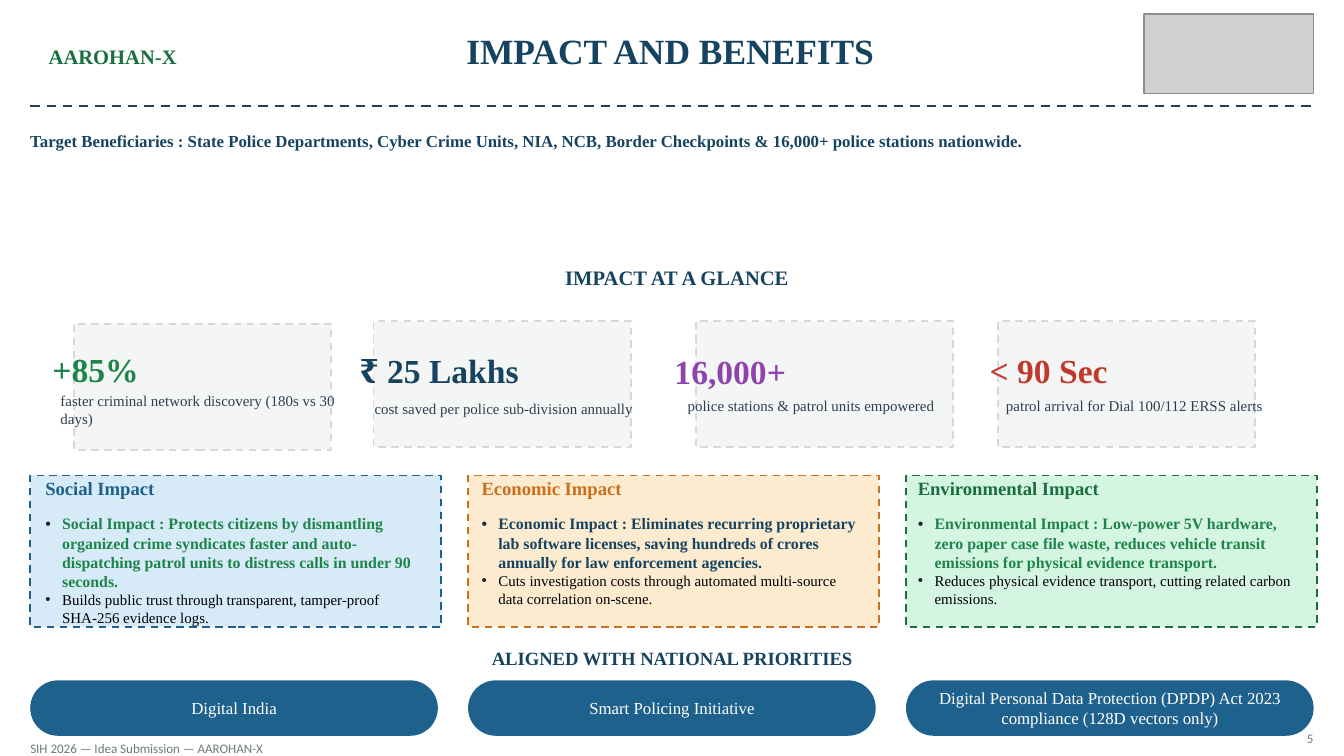
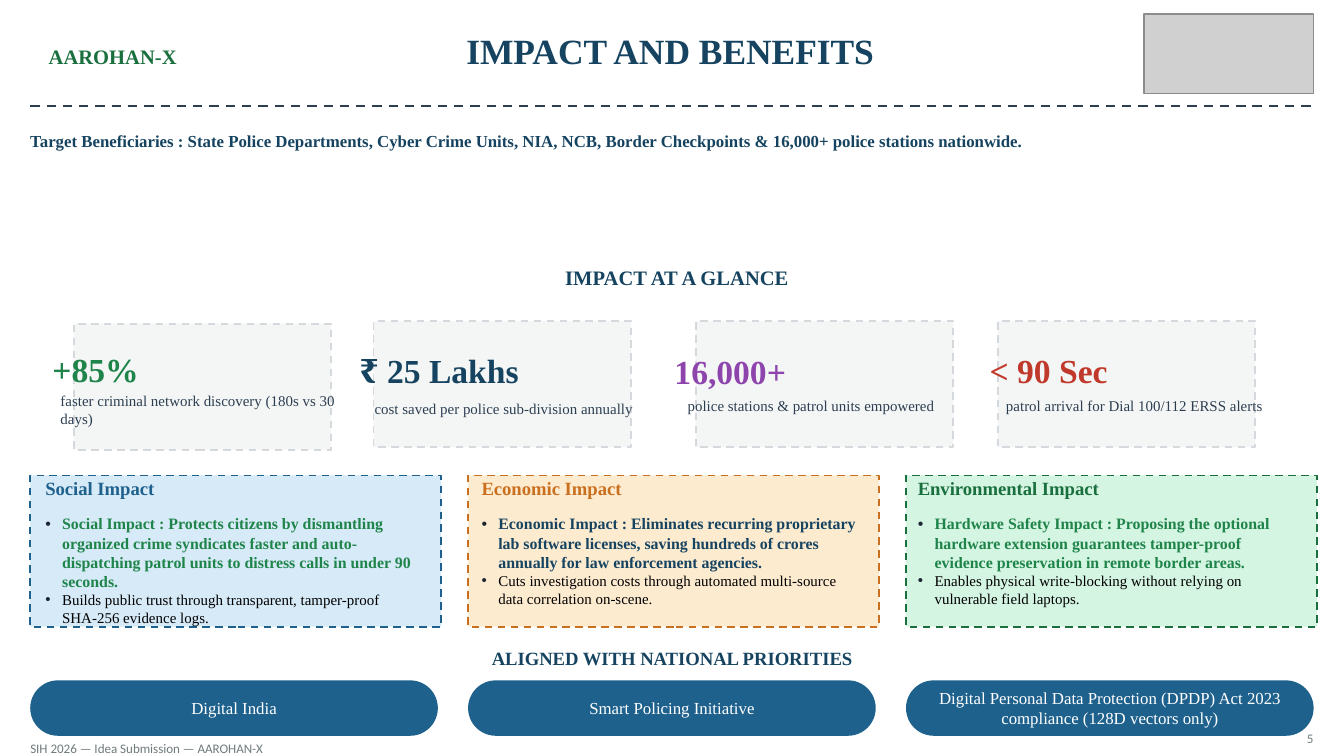
Before and after one commit to muhammedmaahir68-droid/cyber-kit, a slide deck: slide 5 of presentation/SIH_Ideate_Template_AAROHAN-X.pptx. Drawn at 1344x756 pixels with LibreOffice and Linux fonts; fonts in the diff are those of the drawing; grey boxes stand for pictures. Boxes give left, top, right and bottom in pixels: in the first picture for what was removed or moved away, otherwise in the second. Text is boxed around its words. In the diff, an @@ line names an element or a change of style, - is before the commit and + after.

Commit message:
Deploy real-time server architecture, live data ingestion, government warrant approval workflow, and tactical hardware extension

```diff
--- a/presentation/SIH_Ideate_Template_AAROHAN-X.pptx
+++ b/presentation/SIH_Ideate_Template_AAROHAN-X.pptx
@@ text at [935, 518, 1270, 608]: text changed @@
-• Environmental Impact : Low-power 5V hardware, zero paper case file waste, reduces vehicle transit emissions for physical evidence transport.
-• Reduces physical evidence transport, cutting related carbon emissions.
+• Hardware Safety Impact : Proposing the optional hardware extension guarantees tamper-proof evidence preservation in remote border areas.
+• Enables physical write-blocking without relying on vulnerable field laptops.
```
Also in this commit, not shown: 5 other slides changed, 9 other files.
